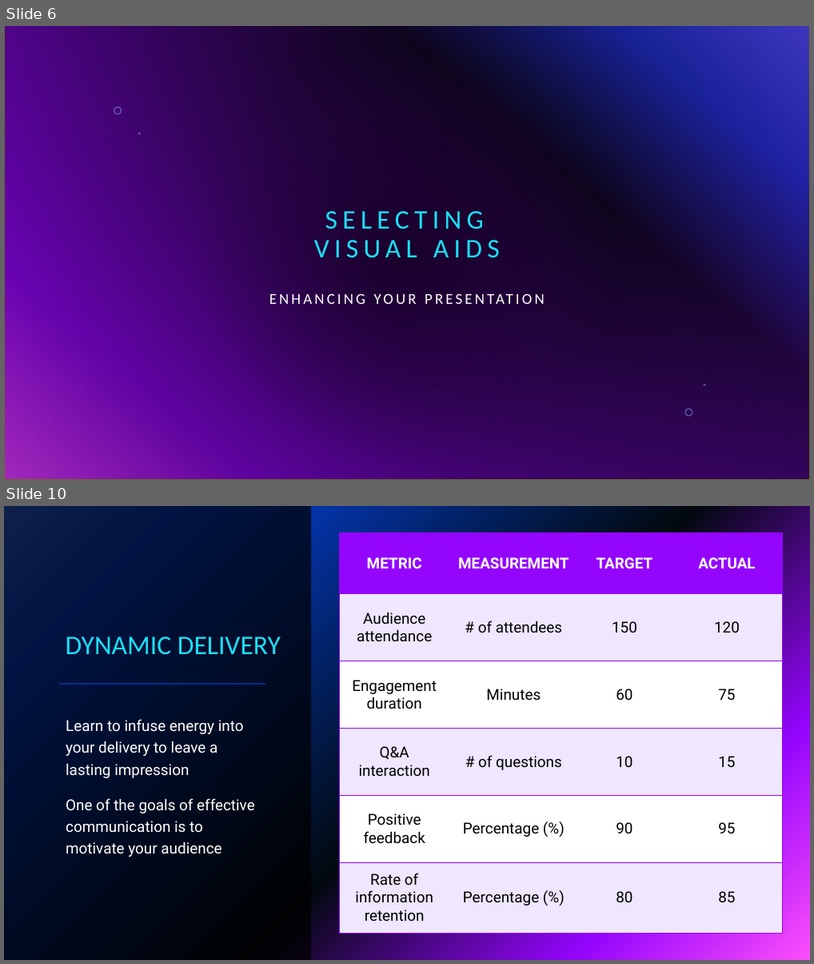
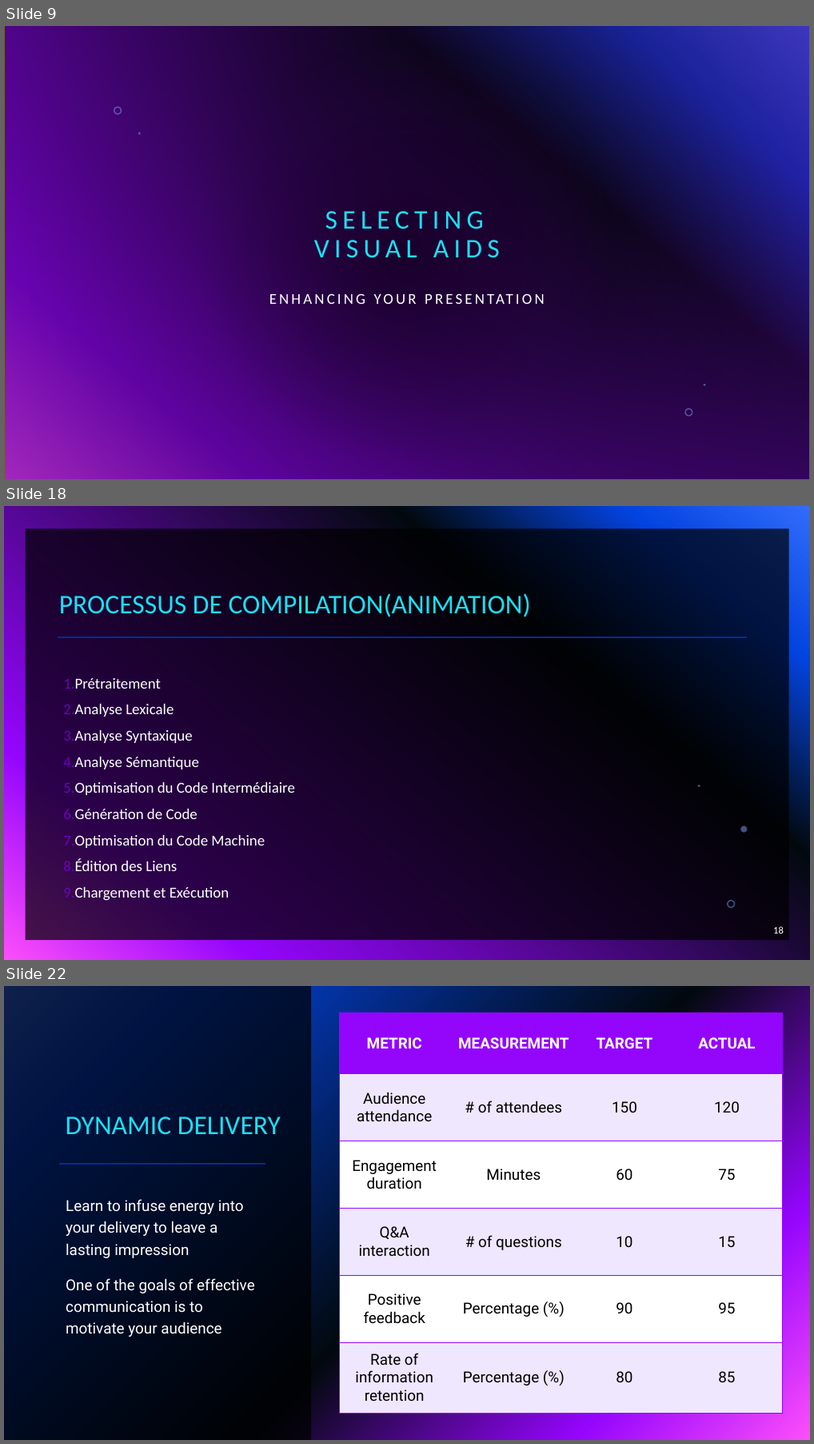
Before and after one commit to Firasss000/TLC, a slide deck: Theorie des langages.pptx. Shown one above the other, each under a label of ours: slides 6 and 10 before the commit, slides 9, 18 and 22 after it; the slides between them are not shown. The pictures are 814x964 and 814x1444 pixels, drawn with LibreOffice and Linux fonts; fonts in the diff are those of the drawing; background and template pictures are left out. Boxes give left, top, right and bottom in pixels: in the first picture for what was removed or moved away, otherwise in the second. Text is boxed around its words. In the diff, an @@ line names an element or a change of style, - is before the commit and + after.

```diff
--- a/Theorie des langages.pptx
+++ b/Theorie des langages.pptx
@@ slide 18 added at bbox=[4, 506, 810, 960], background gradient #316CFC to #0343DF to #02090E to #9405FC to #FC4EFB @@
@@ rectangle added at bbox=[25, 529, 790, 940], fill #000000 at 70% opacity @@
@@ title added at bbox=[59, 593, 531, 617], 32 pt, text #1CDFF5 @@
+PROCESSUS DE COMPILATION(ANIMATION)
@@ line added from (58, 637) to (748, 637), #9405FC 2 pt @@
@@ text added at bbox=[63, 678, 294, 900], 18 pt, text #FFFFFF @@
+1. Prétraitement
+2. Analyse Lexicale
+3. Analyse Syntaxique
+4. Analyse Sémantique
+5. Optimisation du Code Intermédiaire
+6. Génération de Code
+7. Optimisation du Code Machine
+8. Édition des Liens
+9. Chargement et Exécution
@@ freeform shape added at bbox=[698, 784, 701, 787], fill #83A7FD at 49% opacity @@
@@ freeform shape added at bbox=[742, 825, 748, 832], fill #83A7FD at 49% opacity @@
@@ freeform shape added at bbox=[727, 900, 736, 908], fill #83A7FD at 49% opacity @@
@@ page number added at bbox=[774, 926, 784, 933], 12 pt, text #FFFFFF @@
+18
@@ what was slide 6 is now slide 9 @@
@@ what was slide 10 is now slide 22 @@
```
Also in this commit, not shown: 17 other slides added, 8 slides removed.
